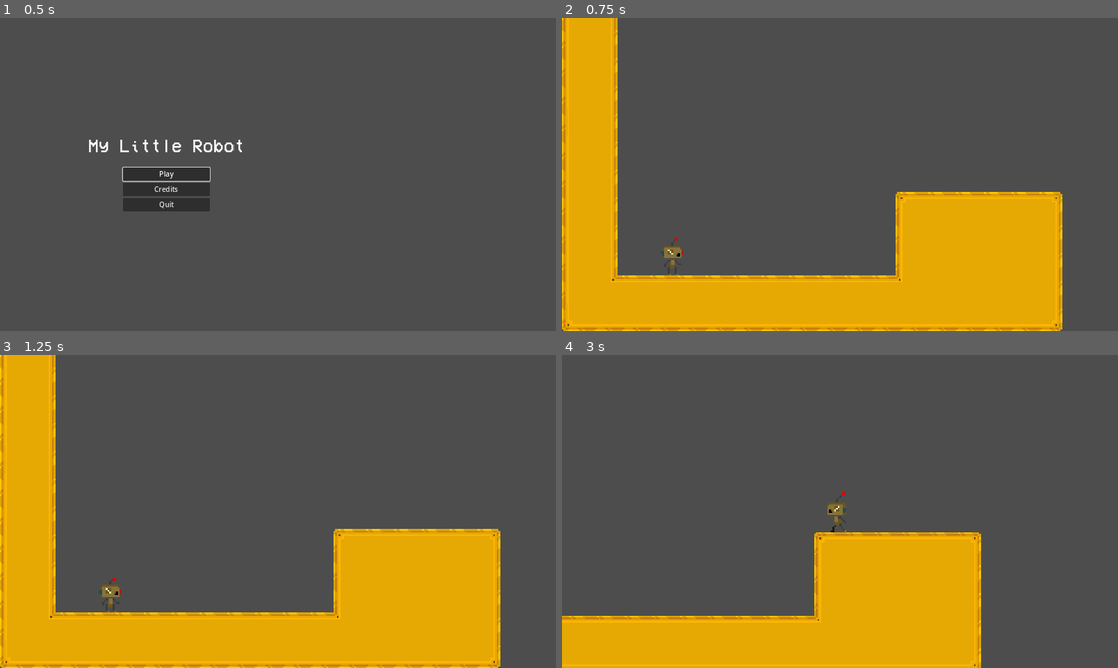
Above: before the commit, frames 1-4 (two rows, left to right).
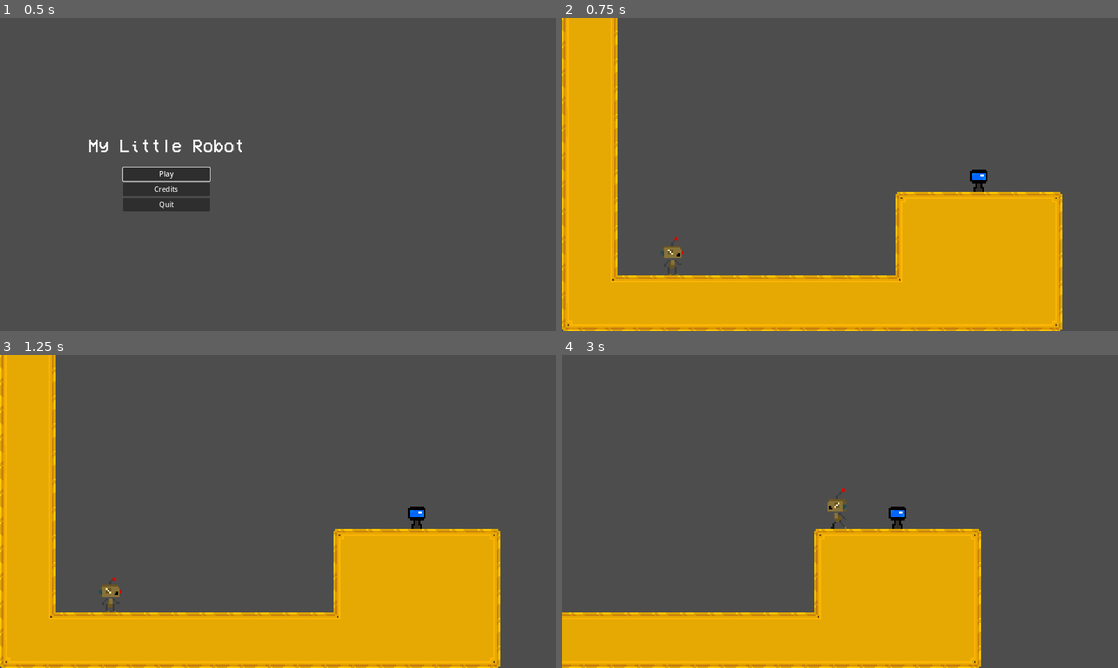
Above: after the commit, the same moments.

Repository: kdreese/gmtk-2024
Game: Godot game, scene res://src/menu/root_menu.tscn
Two runs of this game, one before a commit and one after it. Both use one fixed random seed, a clock stepped at 60 frames per second and the inputs below.
Inputs (mouse positions are in pixels of both pictures, inside the frame that each line leads up to):
- Up to frame 1 (0.5 s): no input
- Up to frame 2 (0.75 s): click "Play" at 0.5 s
- Up to frame 3 (1.25 s): no input
- Up to frame 4 (3 s): tap Enter at 1.25 s; move the mouse to (812, 574) at 1.27 s; hold E (interact, bound only after the commit) 1.28-2.03 s; hold D (move_right) 1.28-2.78 s; click (812, 574) at 1.42 s; tap Up (jump) at 1.52, 2.27 s; move the mouse to (1006, 558) at 2.02 s; tap Shift (dash) at 2.1 s; tap E (interact, bound only after the commit) at 2.3 s; move the mouse to (673, 464) at 2.77 s; hold A (move_left) from 2.78 s (still down); hold E (interact, bound only after the commit) from 2.78 s (still down)

Frame 1 is identical in both runs. In frame 2, 0.2% of the frame differs, in the area x 73-77%, y 48-56%; in frame 3, 0.2%; in frame 4, 2.5%, in the area x 0-76%, y 42-100%.

Commit message:
Add music, terminal, interaction

Diff:
--- /dev/null
+++ b/default_bus_layout.tres
@@ -0,0 +1,15 @@
+[gd_resource type="AudioBusLayout" format=3 uid="uid://cj0o7abvg7jms"]
+
+[resource]
+bus/1/name = &"Sound"
+bus/1/solo = false
+bus/1/mute = false
+bus/1/bypass_fx = false
+bus/1/volume_db = 0.0
+bus/1/send = &"Master"
+bus/2/name = &"Music"
+bus/2/solo = false
+bus/2/mute = false
+bus/2/bypass_fx = false
+bus/2/volume_db = 0.0
+bus/2/send = &"Master"
--- a/project.godot
+++ b/project.godot
@@ -16,6 +16,10 @@
 config/features=PackedStringArray("4.3", "Forward Plus")
 config/icon="res://icon.svg"
 
+[autoload]
+
+MusicManager="*res://src/autoload/music_manager.tscn"
+
 [display]
 
 window/size/viewport_width=1280
@@ -27,7 +31,7 @@
 jump={
 "deadzone": 0.5,
 "events": [Object(InputEventKey,"resource_local_to_scene":false,"resource_name":"","device":0,"window_id":0,"alt_presse …(194 unchanged characters)…
-, Object(InputEventKey,"resource_local_to_scene":false,"resource_name":"","device":0,"window_id":0,"alt_pressed":false,"shift_pressed":false,"ctrl_pressed":false,"meta_pressed":false,"pressed":false,"keycode":0,"physical_keycode":32,"key_label":0,"unicode":0,"location":0,"echo":false,"script":null)
+, Object(InputEventKey,"resource_local_to_scene":false,"resource_name":"","device":0,"window_id":0,"alt_pressed":false,"shift_pressed":false,"ctrl_pressed":false,"meta_pressed":false,"pressed":false,"keycode":32,"physical_keycode":0,"key_label":0,"unicode":0,"location":0,"echo":false,"script":null)
 , Object(InputEventKey,"resource_local_to_scene":false,"resource_name":"","device":0,"window_id":0,"alt_pressed":false,"shift_pressed":false,"ctrl_pressed":false,"meta_pressed":false,"pressed":false,"keycode":0,"physical_keycode":87,"key_label":0,"unicode":0,"location":0,"echo":false,"script":null)
 , Object(InputEventJoypadButton,"resource_local_to_scene":false,"resource_name":"","device":-1,"button_index":0,"pressure":0.0,"pressed":false,"script":null)
 ]
@@ -48,14 +52,21 @@
 }
 dash={
 "deadzone": 0.5,
-"events": [Object(InputEventKey,"resource_local_to_scene":fa …(118 unchanged characters)… ressed":false,"pressed":false,"keycode":0,"physical_keycode":4194325,"key_label":0,"unicode":0,"location":0,"echo":false,"script":null)
+"events": [Object(InputEventKey,"resource_local_to_scene":fa …(118 unchanged characters)… ressed":false,"pressed":false,"keycode":4194325,"physical_keycode":0,"key_label":0,"unicode":0,"location":0,"echo":false,"script":null)
 , Object(InputEventJoypadButton,"resource_local_to_scene":false,"resource_name":"","device":-1,"button_index":2,"pressure":0.0,"pressed":false,"script":null)
+]
+}
+interact={
+"deadzone": 0.5,
+"events": [Object(InputEventKey,"resource_local_to_scene":false,"resource_name":"","device":-1,"window_id":0,"alt_pressed":false,"shift_pressed":false,"ctrl_pressed":false,"meta_pressed":false,"pressed":false,"keycode":0,"physical_keycode":69,"key_label":0,"unicode":101,"location":0,"echo":false,"script":null)
+, Object(InputEventJoypadButton,"resource_local_to_scene":false,"resource_name":"","device":-1,"button_index":1,"pressure":0.0,"pressed":false,"script":null)
 ]
 }
 
 [layer_names]
 
 2d_physics/layer_1="Ground"
+2d_physics/layer_2="Player"
 
 [rendering]
 
--- /dev/null
+++ b/src/autoload/music_manager.tscn
@@ -0,0 +1,9 @@
+[gd_scene load_steps=2 format=3 uid="uid://c15v6nmef5lqk"]
+
+[ext_resource type="AudioStream" uid="uid://rk1idytdk87k" path="res://assets/my_little_robot.mp3" id="1_5dfjm"]
+
+[node name="MusicManager" type="AudioStreamPlayer"]
+process_mode = 3
+stream = ExtResource("1_5dfjm")
+volume_db = -8.0
+bus = &"Music"
--- a/src/game/player.tscn
+++ b/src/game/player.tscn
@@ -13,13 +13,17 @@
 height = 24.0
 
 [node name="Player" type="CharacterBody2D" groups=["Player"]]
+z_index = 10
+collision_layer = 2
 script = ExtResource("1_21smu")
 
 [node name="AnimatedSprite2D" type="AnimatedSprite2D" parent="."]
+position = Vector2(0, -12)
 sprite_frames = ExtResource("2_63n2m")
 animation = &"walk"
 
 [node name="CollisionShape2D" type="CollisionShape2D" parent="."]
+position = Vector2(0, -12)
 shape = SubResource("CapsuleShape2D_6takb")
 
 [node name="Audio" type="Node" parent="."]
--- /dev/null
+++ b/src/game/terminal.gd
@@ -0,0 +1,21 @@
+extends Area2D
+
+
+signal interacted()
+
+@onready var interact_label: Label = $InteractLabel
+@onready var collision_shape: CollisionShape2D = $CollisionShape2D
+
+
+func _on_body_entered(body: Node2D) -> void:
+	interact_label.show()
+
+
+func _on_body_exited(body: Node2D) -> void:
+	interact_label.hide()
+
+
+func _input(event: InputEvent) -> void:
+	if event.is_action_pressed("interact") and interact_label.visible:
+		interacted.emit()
+		collision_shape.disabled = true
--- /dev/null
+++ b/src/game/terminal.tscn
@@ -0,0 +1,38 @@
+[gd_scene load_steps=6 format=3 uid="uid://cg0hj1r053cvc"]
+
+[ext_resource type="Script" path="res://src/game/terminal.gd" id="1_h4mbw"]
+[ext_resource type="Texture2D" uid="uid://0aybu4xkd233" path="res://assets/objects/terminal.png" id="1_qrbcp"]
+[ext_resource type="FontFile" uid="uid://ckdjks6e8qo4n" path="res://assets/fonts/VCR_OSD_MONO_1.001.ttf" id="2_w6rt8"]
+
+[sub_resource type="RectangleShape2D" id="RectangleShape2D_4shxy"]
+size = Vector2(32, 32)
+
+[sub_resource type="LabelSettings" id="LabelSettings_ekxv2"]
+font = ExtResource("2_w6rt8")
+
+[node name="Terminal" type="Area2D"]
+collision_layer = 0
+collision_mask = 2
+monitorable = false
+script = ExtResource("1_h4mbw")
+
+[node name="Sprite" type="Sprite2D" parent="."]
+position = Vector2(0, -8)
+texture = ExtResource("1_qrbcp")
+
+[node name="CollisionShape2D" type="CollisionShape2D" parent="."]
+position = Vector2(0, -16)
+shape = SubResource("RectangleShape2D_4shxy")
+
+[node name="InteractLabel" type="Label" parent="."]
+visible = false
+offset_left = -22.0
+offset_top = -28.0
+offset_right = 157.0
+offset_bottom = -5.0
+scale = Vector2(0.25, 0.25)
+text = "Press E to Interact"
+label_settings = SubResource("LabelSettings_ekxv2")
+
+[connection signal="body_entered" from="." to="." method="_on_body_entered"]
+[connection signal="body_exited" from="." to="." method="_on_body_exited"]
--- a/src/levels/base_level.gd
+++ b/src/levels/base_level.gd
@@ -17,7 +17,6 @@
 	camera.limit_top = camera_bounds.position.y * 16
 	camera.limit_right = camera_bounds.end.x * 16
 	camera.limit_bottom = camera_bounds.end.y * 16
-	#camera.limit_smoothed = true
 	camera.position_smoothing_enabled = true
 	camera.position_smoothing_speed = 10.0
 
--- a/src/levels/level1.tscn
+++ b/src/levels/level1.tscn
@@ -1,9 +1,10 @@
-[gd_scene load_steps=5 format=4 uid="uid://dt0d46dsg8c1f"]
+[gd_scene load_steps=6 format=4 uid="uid://dt0d46dsg8c1f"]
 
 [ext_resource type="Script" path="res://src/levels/base_level.gd" id="1_ln4j1"]
 [ext_resource type="TileSet" uid="uid://prouykjdur4o" path="res://resources/tilesets/tileset_01.tres" id="2_kux3c"]
 [ext_resource type="TileSet" uid="uid://bth3qospiuewq" path="res://resources/tilesets/tileset_02.tres" id="3_mka6j"]
 [ext_resource type="PackedScene" uid="uid://5t5rtqxp61dy" path="res://src/game/player.tscn" id="4_obqjr"]
+[ext_resource type="PackedScene" uid="uid://cg0hj1r053cvc" path="res://src/game/terminal.tscn" id="5_on78q"]
 
 [node name="Level1" type="Node2D"]
 script = ExtResource("1_ln4j1")
@@ -19,4 +20,7 @@
 tile_set = ExtResource("3_mka6j")
 
 [node name="Player" parent="." instance=ExtResource("4_obqjr")]
-position = Vector2(64, -44)
+position = Vector2(64, -32)
+
+[node name="Terminal" parent="." instance=ExtResource("5_on78q")]
+position = Vector2(240, -80)
Binary file added: assets/objects/terminal.png
Not shown, added: assets/objects/terminal.png.import
